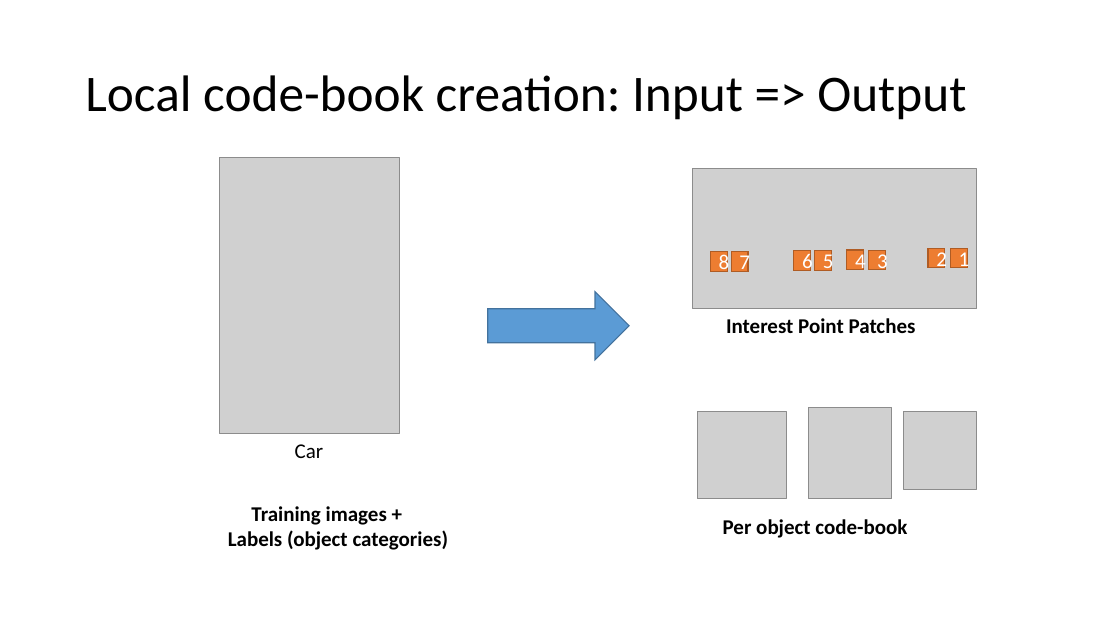
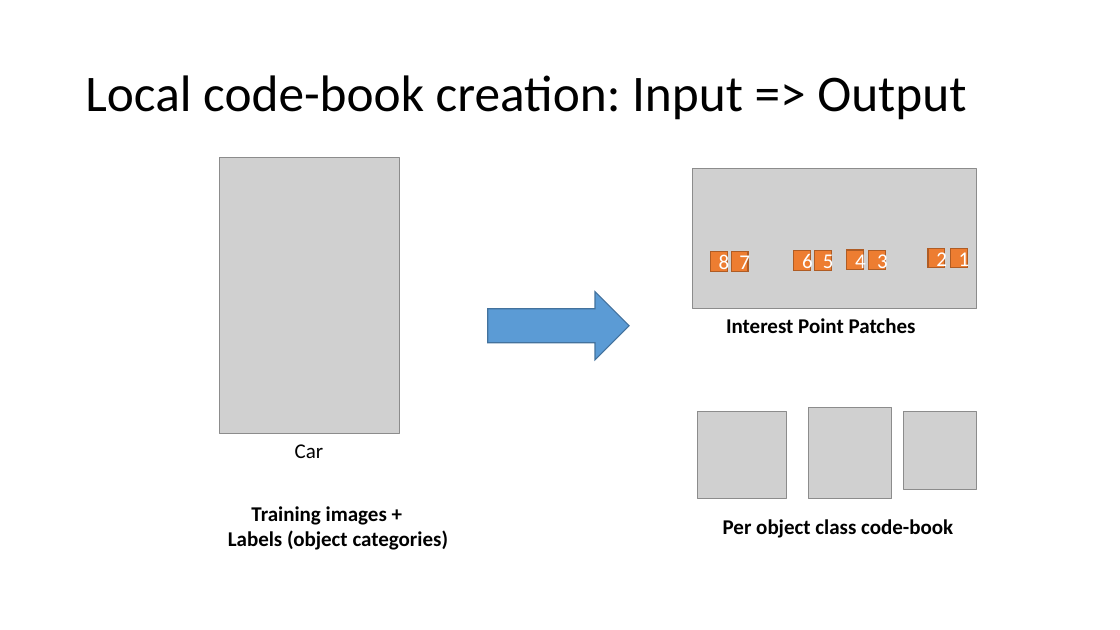
Before and after one commit to indivisibleatom/lectureNotes, a slide deck: slide 5 of ObjectCategorizationAndSegmentation_Leibe.pptx (slide 6 before the commit). Drawn at 1120x630 pixels with LibreOffice and Linux fonts; fonts in the diff are those of the drawing; grey boxes stand for pictures. Boxes give left, top, right and bottom in pixels: in the first picture for what was removed or moved away, otherwise in the second. Text is boxed around its words. In the diff, an @@ line names an element or a change of style, - is before the commit and + after.

```diff
--- a/ObjectCategorizationAndSegmentation_Leibe.pptx
+++ b/ObjectCategorizationAndSegmentation_Leibe.pptx
@@ text at (723,519,953,538): text changed @@
-Per object code-book
+Per object class code-book
```
Also in this commit, not shown: 2 other slides changed, 5 slides added, 2 slides removed.
